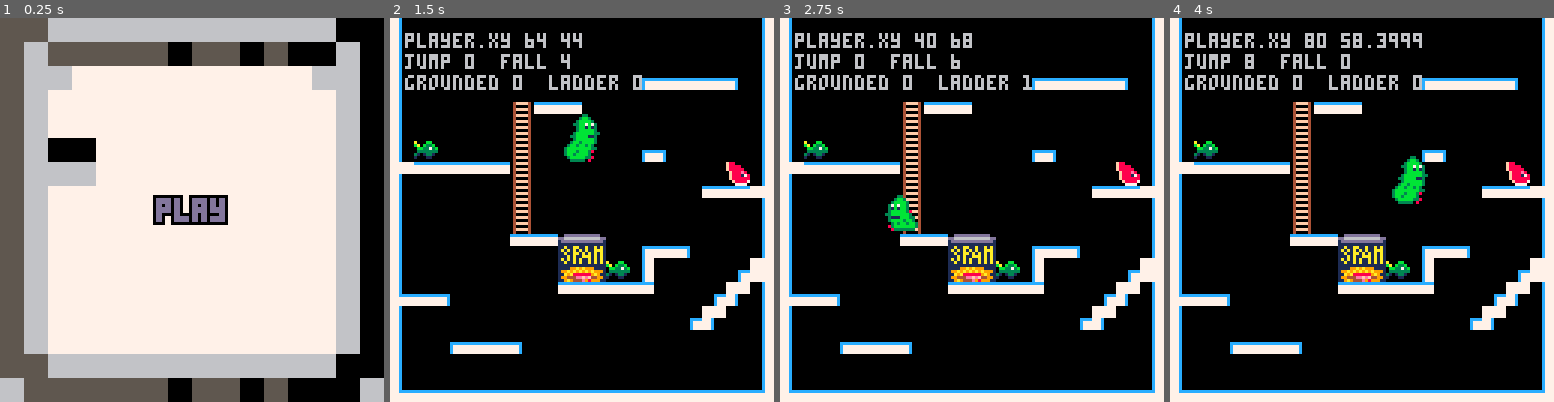
Above: before the commit, frames 1-4 (left to right).
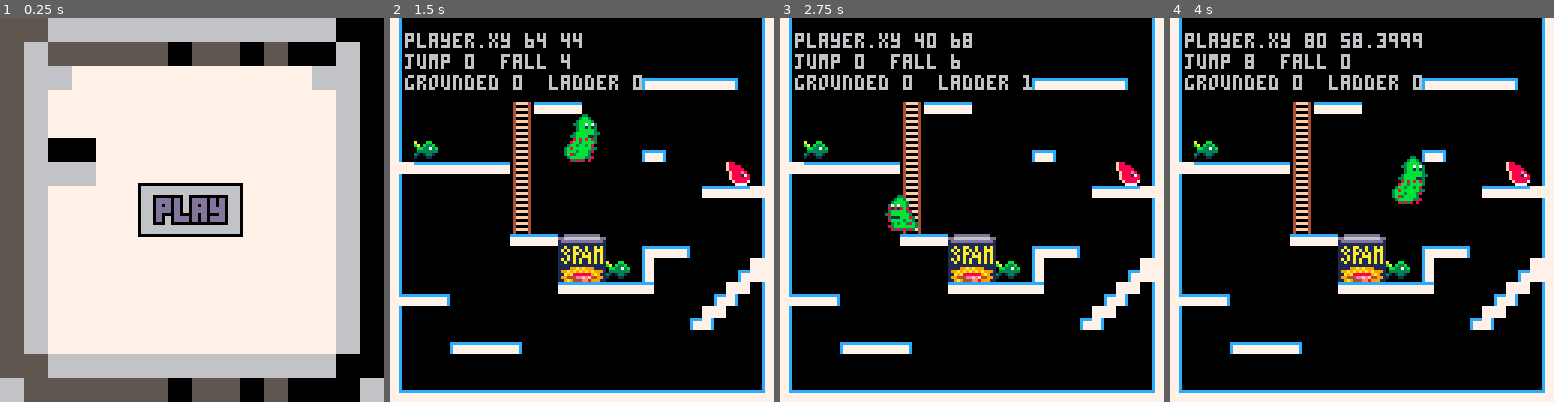
Above: after the commit, the same moments.

Repository: Niarkou/Open-jam-2018
Game: PICO-8 cartridge Openjam2018.p8
Same seed, same stepped clock (60 frames per second), same inputs: the game is played once before the commit and once after it.
Inputs:
- Up to frame 1 (0.25 s): no input
- Up to frame 2 (1.5 s): tap O (Z key) at 0.33, 0.7, 1.43 s; tap X (X key) at 1.07 s
- Up to frame 3 (2.75 s): hold Left 1.97-2.37 s; tap X (X key) at 2.07, 2.4, 2.73 s; tap O (Z key) at 2.22 s; hold Down from 2.42 s (still down)
- Up to frame 4 (4 s): release Down at 2.82 s; hold Right 2.87-3.53 s; tap X (X key) at 3.07, 3.4, 3.73 s; tap O (Z key) at 3.1, 3.98 s; hold Up from 3.58 s (still down)

The runs differ from the first frame. In frame 1, 2.4% of the frame differs, in the area x 35-64%, y 42-58%; in frame 2, less than 0.1%; in frame 3, less than 0.1%; in frame 4, less than 0.1%.

Commit message:
cool rectfill

Diff:
--- a/Openjam2018.p8
+++ b/Openjam2018.p8
@@ -48,6 +48,14 @@
     cosprint(text, x, y, height, color)
 end
 
+-- cool rectfill (centered, outlined)
+
+function crectfill(y0, y1, w, color1, color2)
+    local x0 = 64 - ((w / 2))
+    local x1 = 64 + ((w / 2) - 1)
+    rectfill(x0, y0, x1, y1, color1)
+    rect(x0, y0, x1, y1, color2)
+end
 --
 -- standard pico-8 workflow
 --
@@ -90,8 +98,8 @@
         draw_menu()
     elseif state == "play" then
         draw_world()
+        draw_player()
         draw_debug()
-        draw_player()
     end
 end
 
@@ -240,10 +248,11 @@
 function draw_menu()
     palt(0, false)
     sspr(96, 8, 16, 16, menu.doorx, 0, menu.doordw, 128)
+    if menu.doordw > 126 then
+        crectfill(55, 72, 35, 6, 0)
+        csprint("play", 60, 9, 13)
+    end
     palt(0,true)
-    if menu.doordw > 126 then
-        csprint("play", 60, 9, 13)
-    end
 end
 
 function draw_world()
